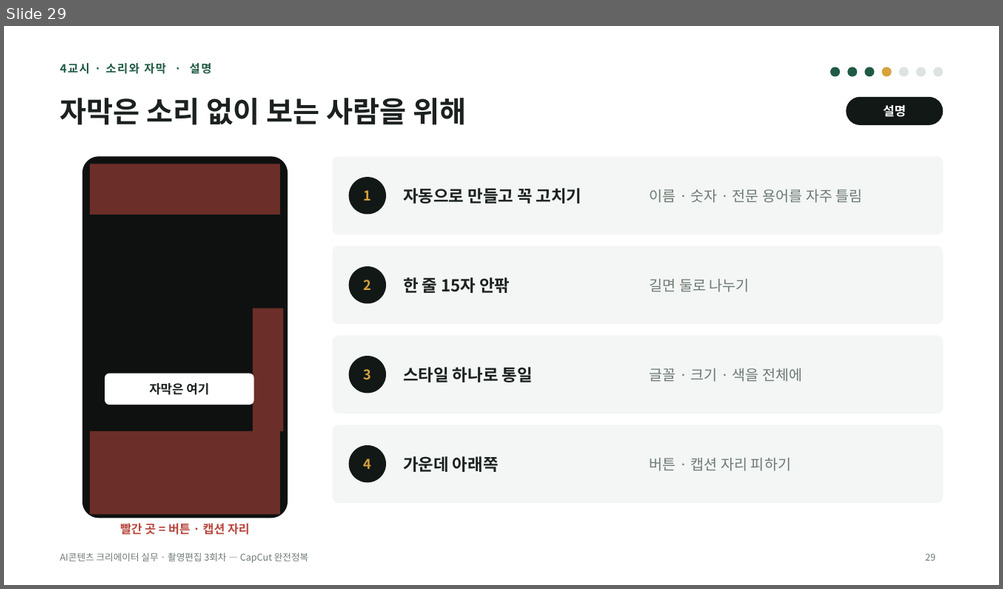
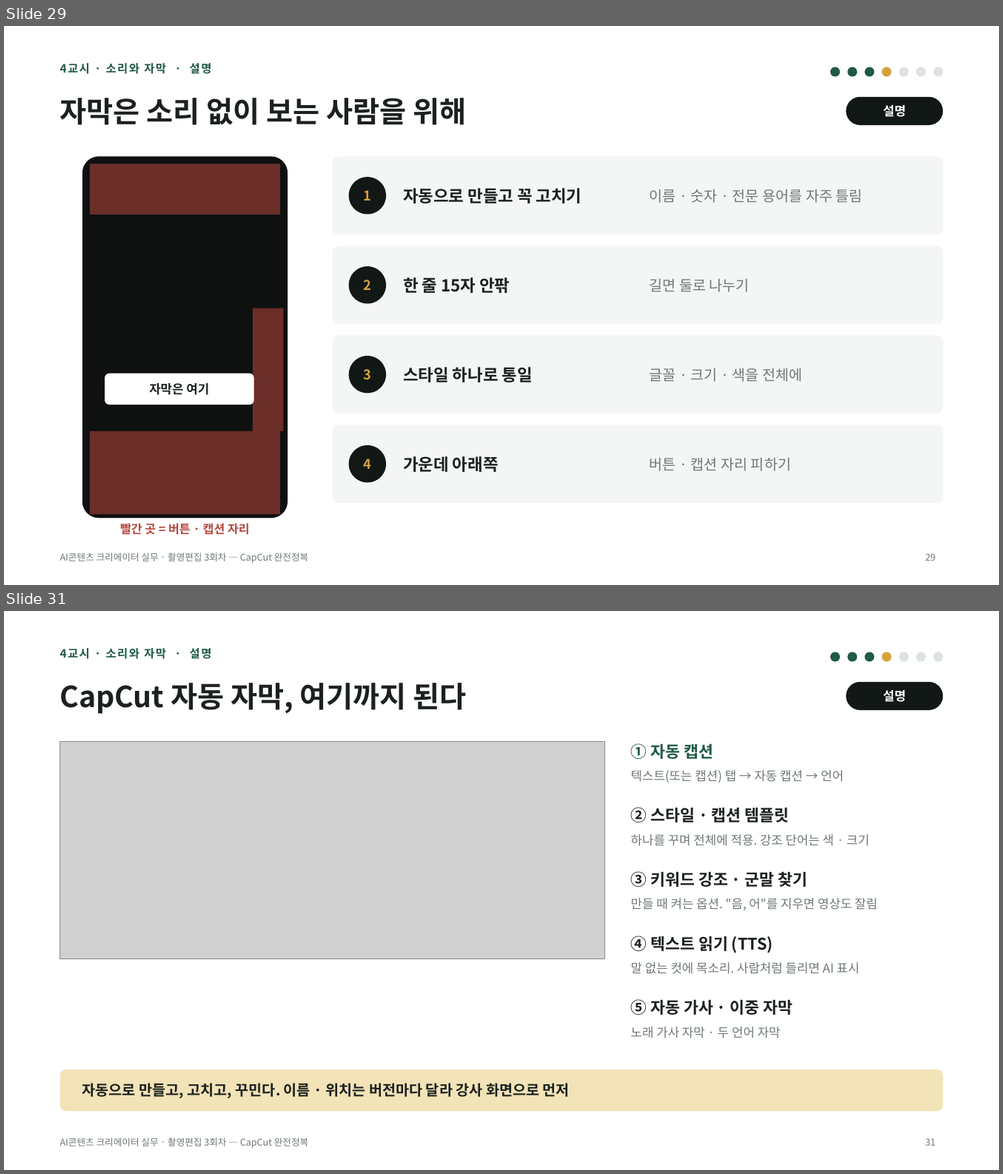
Before and after one commit to yujida/MARUBIT, a slide deck: lectures/03/3회차_CapCut완전정복_슬라이드.pptx. Shown one above the other, each under a label of ours: slide 29 before the commit, slides 29 and 31 after it; the slides between them are not shown. The pictures are 1003x589 and 1003x1174 pixels, drawn with LibreOffice and Linux fonts; fonts in the diff are those of the drawing; grey boxes stand for pictures. Boxes give left, top, right and bottom in pixels: in the first picture for what was removed or moved away, otherwise in the second. Text is boxed around its words. In the diff, an @@ line names an element or a change of style, - is before the commit and + after.

```diff
--- a/lectures/03/3회차_CapCut완전정복_슬라이드.pptx
+++ b/lectures/03/3회차_CapCut완전정복_슬라이드.pptx
@@ slide 31 added at (4,611,999,1170), background #FFFFFF; not listed: 1 template element that a slide beside it also shows @@
@@ text added at (60,648,212,659), 11 pt, text #1F5A43, bold @@
+4교시 · 소리와 자막 · 설명
@@ ellipse added at (830,652,839,662), fill #1F5A43 @@
@@ ellipse added at (847,652,856,662), fill #1F5A43 @@
@@ ellipse added at (865,652,874,662), fill #1F5A43 @@
@@ ellipse added at (882,652,891,662), fill #D6A23C @@
@@ ellipse added at (899,652,908,662), fill #DDE4E0 @@
@@ ellipse added at (916,652,925,662), fill #DDE4E0 @@
@@ ellipse added at (933,652,942,662), fill #DDE4E0 @@
@@ title added at (60,683,466,714), 28 pt, text #1B211E, bold @@
+CapCut 자동 자막, 여기까지 된다
@@ rounded rectangle added at (845,682,942,710), fill #121816 @@
@@ text added at (882,690,905,702), 12 pt, text #FFFFFF, bold @@
+설명
@@ picture added at (60,741,605,960) @@
@@ text added at (631,743,713,759), 15.5 pt, text #1F5A43, bold @@
+① 자동 캡션
@@ text added at (631,770,843,783), 12 pt, text #6E7A74 @@
+텍스트(또는 캡션) 탭 → 자동 캡션 → 언어
@@ text added at (631,807,789,823), 15.5 pt, text #1B211E, bold @@
+② 스타일 · 캡션 템플릿
@@ text added at (631,834,869,846), 12 pt, text #6E7A74 @@
+하나를 꾸며 전체에 적용. 강조 단어는 색 · 크기
@@ text added at (631,871,807,887), 15.5 pt, text #1B211E, bold @@
+③ 키워드 강조 · 군말 찾기
@@ text added at (631,898,877,911), 12 pt, text #6E7A74 @@
+만들 때 켜는 옵션. "음, 어"를 지우면 영상도 잘림
@@ text added at (631,936,773,954), 15.5 pt, text #1B211E, bold @@
+④ 텍스트 읽기 (TTS)
@@ text added at (631,963,859,974), 12 pt, text #6E7A74 @@
+말 없는 컷에 목소리. 사람처럼 들리면 AI 표시
@@ text added at (631,999,792,1015), 15.5 pt, text #1B211E, bold @@
+⑤ 자동 가사 · 이중 자막
@@ text added at (631,1027,780,1039), 12 pt, text #6E7A74 @@
+노래 가사 자막 · 두 언어 자막
@@ rounded rectangle added at (60,1070,942,1112), fill #F2E3B8 @@
@@ text added at (82,1083,569,1099), 14 pt, text #1B211E, bold @@
+자동으로 만들고, 고치고, 꾸민다. 이름 · 위치는 버전마다 달라 강사 화면으로 먼저
@@ page number added at (925,1139,935,1146), 9 pt, text #6E7A74 @@
+31
```
Also in this commit, not shown: 27 slides changed, 6 other slides added, 1 slide removed, 2 other files.
